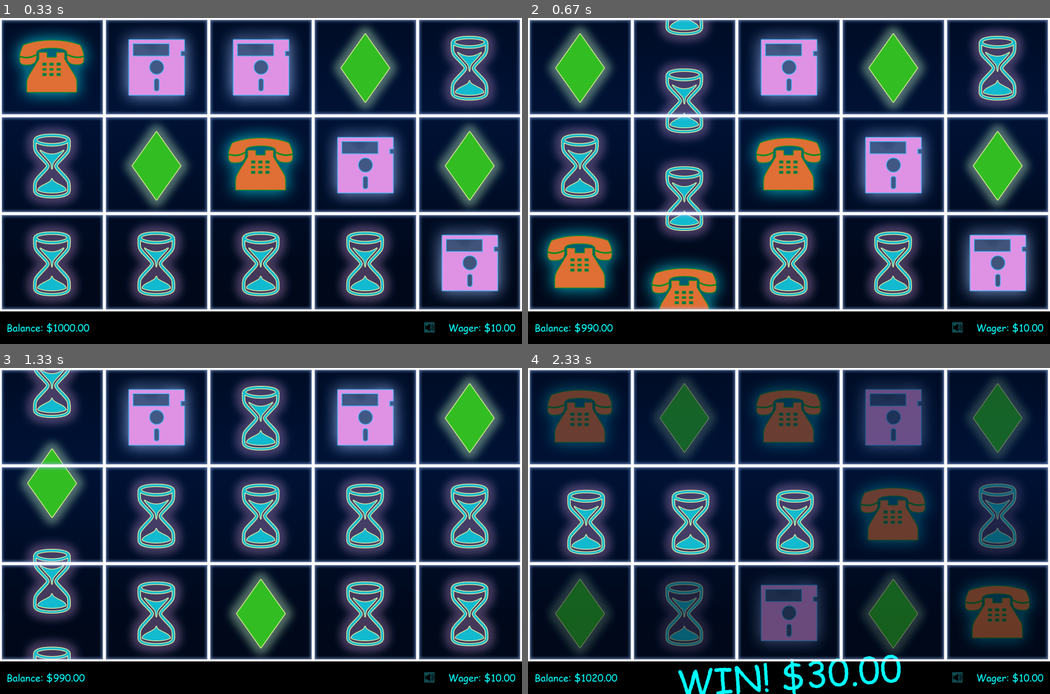
Above: before the commit, frames 1-4 (two rows, left to right).
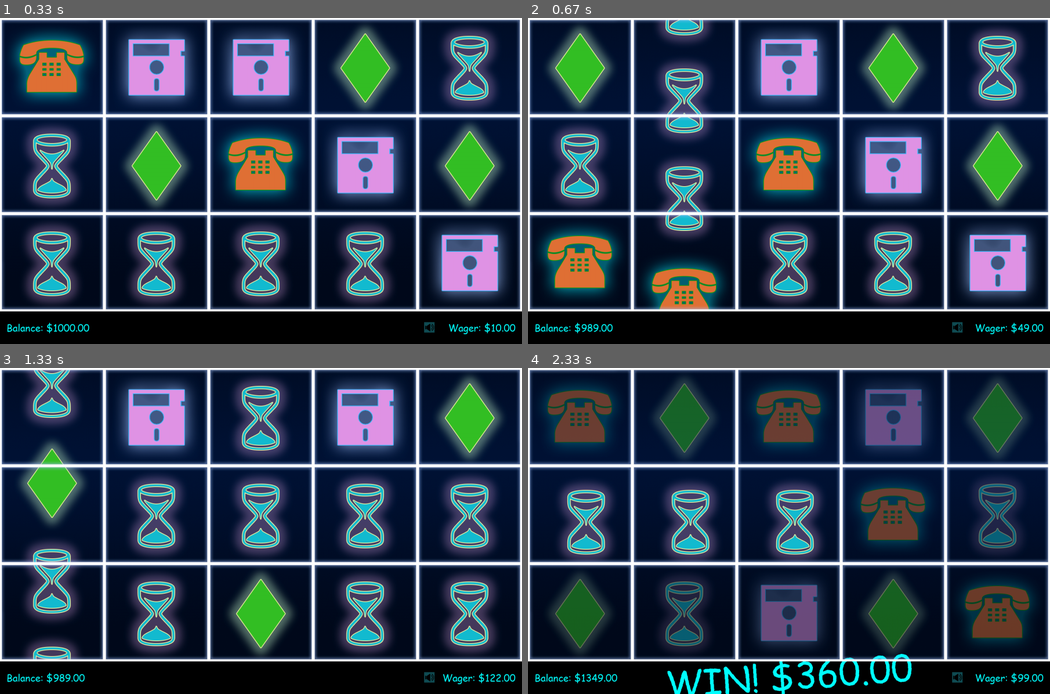
Above: after the commit, the same moments.

Repository: Drerrday/Slots-Pygame
Game: pygame game, started from main.py
Same seed, same stepped clock (60 frames per second), same inputs: the game is played once before the commit and once after it.
Inputs:
- Up to frame 1 (0.33 s): no input
- Up to frame 2 (0.67 s): hold Space from 0.33 s (still down); hold Up from 0.33 s (still down)
- Up to frame 3 (1.33 s): release Space at 0.8 s; release Up at 0.8 s; hold Up 0.83-1.3 s
- Up to frame 4 (2.33 s): hold Down 1.33-1.63 s; hold Up 1.67-2.03 s; hold Down from 2.07 s (still down)

Frame 1 is identical in both runs. In frame 2, 0.2% of the frame differs, in the area x 11-97%, y 93-98%; in frame 3, 0.2%; in frame 4, 2.5%, in the area x 11-97%, y 87-100%.

Commit message:
Added bet_size adjustment

Diff:
--- a/machine.py
+++ b/machine.py
@@ -62,11 +62,22 @@
     def input(self):
         keys = pygame.key.get_pressed()
 
+        # Increase bet-size using UP Keypad
+        if keys[pygame.K_UP]:
+            new_bet_size = self.currPlayer.bet_size + 1
+            self.currPlayer.set_bet_size(new_bet_size)
+
+        # Decrease bet-size using DOWN Keypad
+        if keys[pygame.K_DOWN] and self.currPlayer.bet_size > 1:
+            new_bet_size = self.currPlayer.bet_size - 1
+            self.currPlayer.set_bet_size(new_bet_size)
+
         # Checks for space key, ability to toggle spin, and balance to cover bet size
         if keys[pygame.K_SPACE] and self.can_toggle and self.currPlayer.balance >= self.currPlayer.bet_size:
             self.toggle_spinning()
             self.spin_time = pygame.time.get_ticks()
             self.currPlayer.place_bet()
+            self.ui.set_bet_size(self.currPlayer.bet_size)
             self.machine_balance += self.currPlayer.bet_size
             self.currPlayer.last_payout = None
 
@@ -180,6 +191,7 @@
             self.reel_list[reel].symbol_list.draw(self.display_surface)
             self.reel_list[reel].symbol_list.update()
         self.ui.update()
+        self.ui.set_bet_size(self.currPlayer.bet_size)
         self.win_animation()
         self.draw_mute_button()
 
--- a/main.py
+++ b/main.py
@@ -35,6 +35,7 @@
                     sys.exit()
                 if event.type == pygame.MOUSEBUTTONDOWN:
                     pos = pygame.mouse.get_pos()
+                    # Handle mute button toggle
                     if self.machine.mute_button.collidepoint(pos):
                         self.machine.toggle_mute()
 
--- a/player.py
+++ b/player.py
@@ -21,3 +21,6 @@
         bet = self.bet_size
         self.balance -= bet
         self.total_wager += bet
+
+    def set_bet_size(self, bet_size):
+        self.bet_size = bet_size
--- a/settings.py
+++ b/settings.py
@@ -20,7 +20,7 @@
 UI_FONT_SIZE = 30
 WIN_FONT_SIZE = 110
 
-# 5 Symbols for demo
+# 5 Symbols for a harder game
 # symbols = {
 #     'diamond': f"{SYM_PATH}/0_diamond.png",
 #     'floppy': f"{SYM_PATH}/0_floppy.png",
--- a/ui.py
+++ b/ui.py
@@ -47,3 +47,6 @@
     def update(self):
         pygame.draw.rect(self.display_surface, 'Black', pygame.Rect(0, 900, 1600, 100))
         self.display_info()
+
+    def set_bet_size(self, bet_size):
+        self.player.set_bet_size(bet_size)
